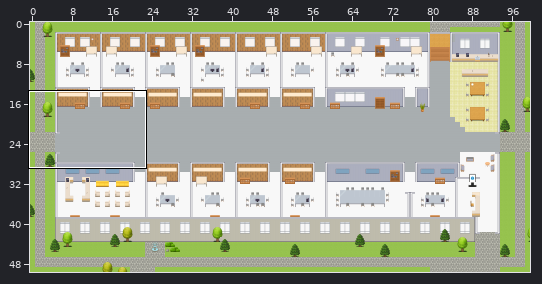
Level history. Tiled map (JSON): maps/PH-Regulatory-Compliance-Platform.tmj. Above, an overview of the earlier version with the close-up marked.
Close-up. The starting point:
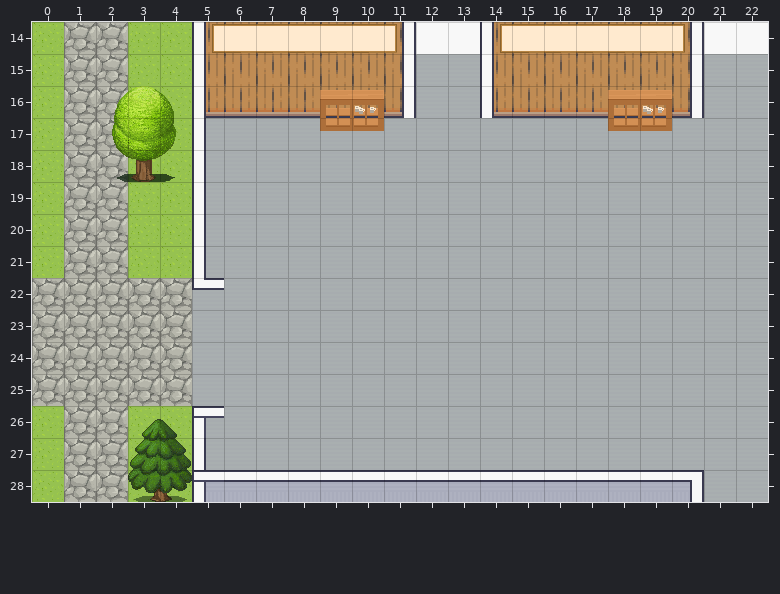
Cells are 32x32 px. Shown: x 0..22, y 14..28. The commit also changed other parts of the map, which this record leaves out.
Once edited:
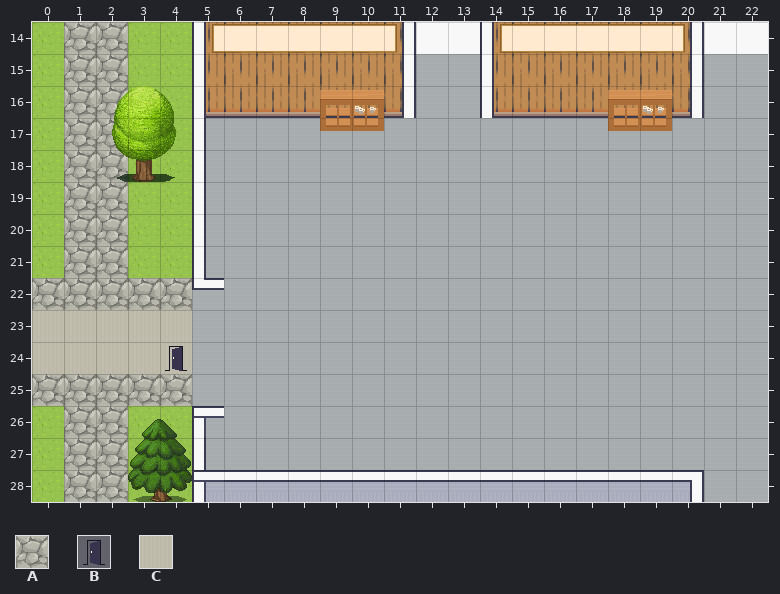
Key: from "Exterior": A 638; from "User_Zones": B 65; from "room2": C 328.
_ is an empty cell.
Tiles replaced or removed in this view: A.
Change:
Changed rows in their new state; . is an unchanged cell.
Layer "outside":
first column x 0:
23 CCCCC
24 CCCCC
Layer "zones":
first column x 4:
24 B
